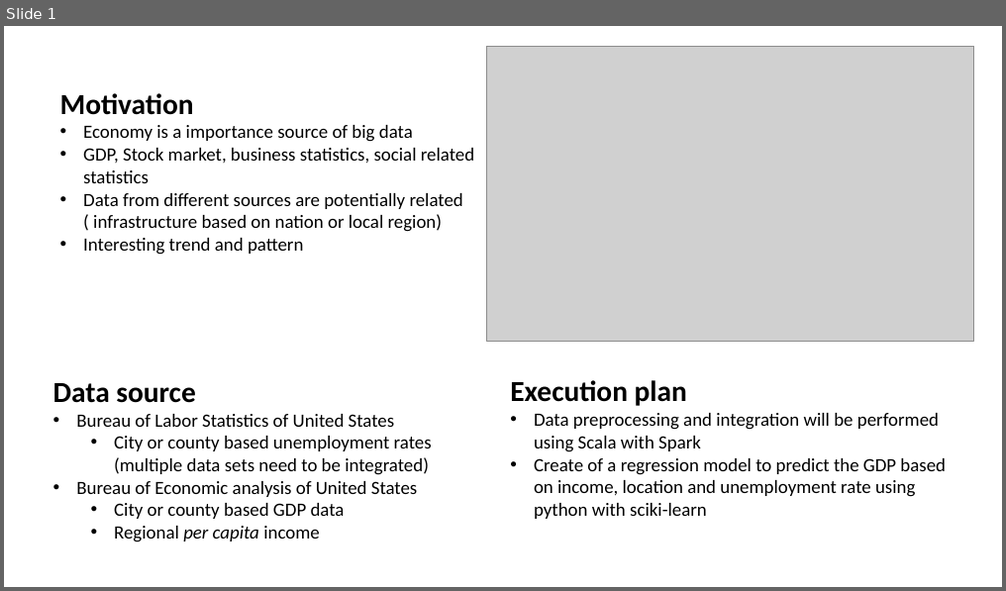
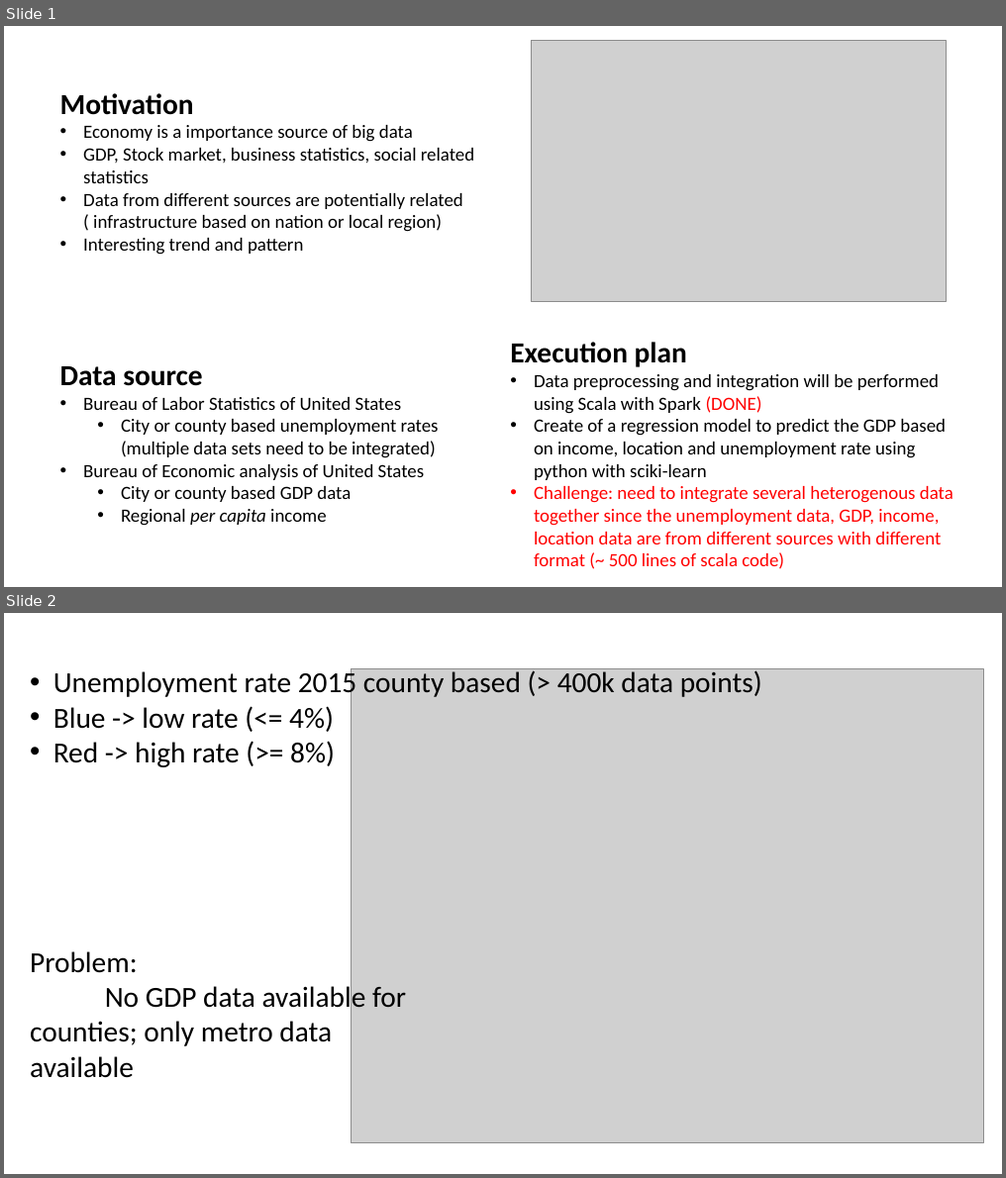
Before and after one commit to alexpython1988/cap5771, a slide deck: proj/final_project_group_30.pptx. Shown one above the other, each under a label of ours: slide 1 before the commit, slides 1 and 2 after it. The pictures are 1006x591 and 1006x1178 pixels, drawn with LibreOffice and Linux fonts; fonts in the diff are those of the drawing; grey boxes stand for pictures. Boxes give left, top, right and bottom in pixels: in the first picture for what was removed or moved away, otherwise in the second. Text is boxed around its words. In the diff, an @@ line names an element or a change of style, - is before the commit and + after.

Commit message:
data mining project done

```diff
--- a/proj/final_project_group_30.pptx
+++ b/proj/final_project_group_30.pptx
@@ slide 2 added at <box>4,613,1002,1174</box>, background #FFFFFF @@
@@ text added at <box>30,668,762,1078</box>, 28 pt, text #000000 @@
+• Unemployment rate 2015 county based (> 400k data points)
+• Blue -> low rate (<= 4%)
+• Red -> high rate (>= 8%)
+Problem:
+No GDP data available for
+counties; only metro data
+available
@@ picture added at <box>350,669,983,1144</box> @@
@@ slide 1 changed as well @@
@@ picture: place and size @@
-picture at <box>487,46,975,341</box>
+picture at <box>531,41,946,301</box>
@@ text "Execution plan": place and size @@
-text "Execution plan" at <box>510,380,945,519</box>
+text "Execution plan" at <box>510,342,953,570</box>
@@ text "Data source": place and size @@
-text "Data source" at <box>54,383,432,543</box>
+text "Data source" at <box>60,367,439,526</box>
@@ text at <box>534,374,939,414</box>: text changed @@
-• Data preprocessing and integration will be performed using Scala with Spark
+• Data preprocessing and integration will be performed using Scala with Spark (DONE)
@@ text at <box>534,486,953,570</box>: paragraph added @@
+• Challenge: need to integrate several heterogenous data together since the unemployment data, GDP, income, location data are from different sources with different format (~ 500 lines of scala code)
```
Also in this commit, not shown: 5 other slides added, 2 slides removed, 7 other files.
